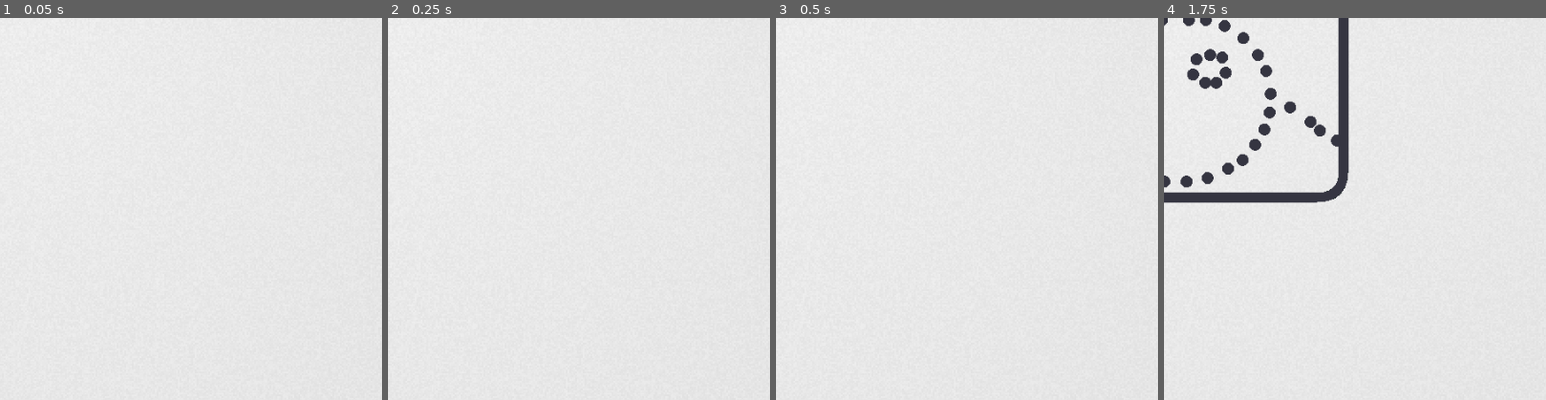
Above: before the commit, frames 1-4 (left to right).
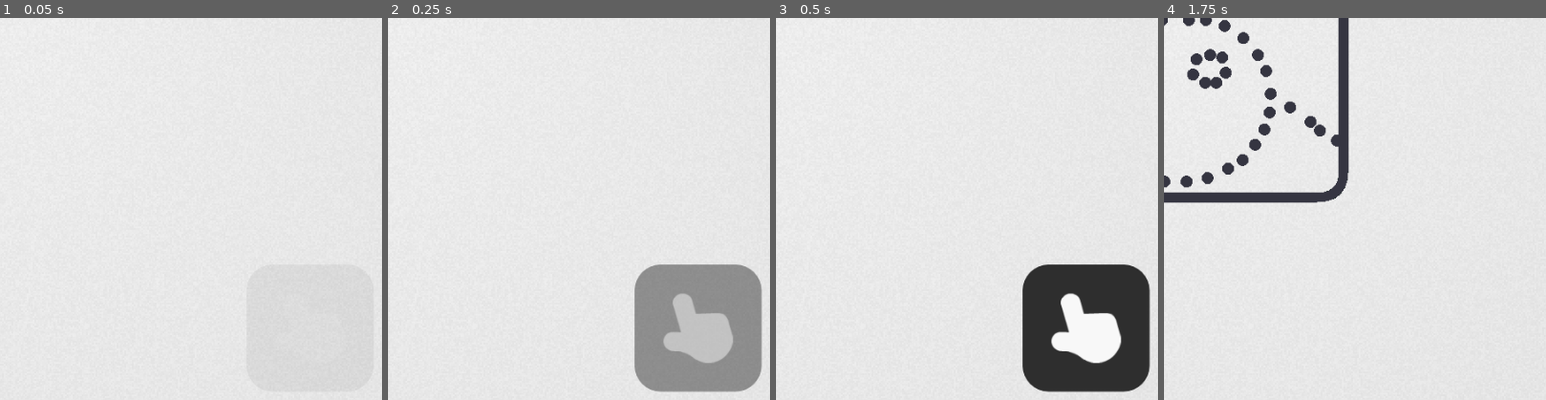
Above: after the commit, the same moments.

Repository: dernier-grie/draw-the-sprite
Game: Godot game, scene res://scenes/main.tscn
The game is run twice, just before and just after one commit, with the same random seed, the same clock (stepped at 60 frames per second) and the same inputs.
Inputs (mouse positions are % of the whole screen's width and height, from its top left):
- Up to frame 1 (0.05 s): no input
- Up to frame 2 (0.25 s): no input
- Up to frame 3 (0.5 s): no input
- Up to frame 4 (1.75 s): move the mouse to (72, 45) at 0.52 s; click (72, 45) at 0.67 s; move the mouse to (50, 50) at 1.27 s; click (50, 50) at 1.42 s
The pictures show only the part of the screen within x 48-98%, y 48-98%; the shares and areas given below are measured in that part.

The runs differ from the first frame. In frame 2, 11% of the frame differs, in the area x 64-98%, y 64-98%; in frame 3, 8.9%; in frame 4, nothing differs.

Commit message:
touch input

Diff:
--- a/scenes/title/title.gd
+++ b/scenes/title/title.gd
@@ -1,5 +1,14 @@
 extends Node
 
+@onready var title_area: Control = $MarginContainer/TitleArea
+@onready var touch_hint: TouchHint = $TouchHint
+
 func _input(event: InputEvent) -> void:
-	if event is InputEventMouseButton:
-		Events.request_scene.emit(SceneLibraryData.SceneID.DRAW)
+	if event is InputEventMouseButton and event.button_index == MOUSE_BUTTON_LEFT:
+		if _is_in_title_area(event.position):
+			Events.request_scene.emit(SceneLibraryData.SceneID.DRAW)
+		else:
+			touch_hint.show_hint()
+
+func _is_in_title_area(pos: Vector2) -> bool:
+	return title_area.get_rect().has_point(pos)
--- a/scenes/title/title.tscn
+++ b/scenes/title/title.tscn
@@ -1,9 +1,75 @@
-[gd_scene load_steps=3 format=3 uid="uid://ctntjhypvcier"]
+[gd_scene load_steps=6 format=3 uid="uid://ctntjhypvcier"]
 
 [ext_resource type="PackedScene" uid="uid://s8egcqjjvaf8" path="res://scenes/background/background.tscn" id="1_5vtrw"]
 [ext_resource type="Script" uid="uid://lp5h5hfvl5qu" path="res://scenes/title/title.gd" id="1_ds13r"]
+[ext_resource type="PackedScene" uid="uid://clvumgovbwqyn" path="res://scenes/touch_hint/touch_hint.tscn" id="3_7hvf5"]
+[ext_resource type="Texture2D" uid="uid://crud1em5agc8i" path="res://assets/sprites/controls/icon-touch.png" id="4_yjwoi"]
+
+[sub_resource type="StyleBoxFlat" id="StyleBoxFlat_g4gru"]
+bg_color = Color(0.15487596, 0.154876, 0.15487596, 1)
+corner_radius_top_left = 36
+corner_radius_top_right = 36
+corner_radius_bottom_right = 36
+corner_radius_bottom_left = 36
 
 [node name="Title" type="Node"]
 script = ExtResource("1_ds13r")
 
 [node name="Background" parent="." instance=ExtResource("1_5vtrw")]
+
+[node name="TouchHint" parent="." instance=ExtResource("3_7hvf5")]
+anchors_preset = 3
+anchor_left = 1.0
+anchor_top = 1.0
+anchor_right = 1.0
+anchor_bottom = 1.0
+offset_left = -156.0
+offset_top = -156.0
+grow_horizontal = 0
+grow_vertical = 0
+
+[node name="MarginContainer" type="MarginContainer" parent="TouchHint"]
+layout_mode = 1
+anchors_preset = 3
+anchor_left = 1.0
+anchor_top = 1.0
+anchor_right = 1.0
+anchor_bottom = 1.0
+offset_left = -196.0
+offset_top = -196.0
+grow_horizontal = 0
+grow_vertical = 0
+scale = Vector2(0.85, 0.85)
+pivot_offset = Vector2(156, 156)
+theme_override_constants/margin_right = 20
+theme_override_constants/margin_bottom = 20
+
+[node name="PanelContainer" type="PanelContainer" parent="TouchHint/MarginContainer"]
+layout_mode = 2
+theme_override_styles/panel = SubResource("StyleBoxFlat_g4gru")
+
+[node name="MarginContainer" type="MarginContainer" parent="TouchHint/MarginContainer/PanelContainer"]
+layout_mode = 2
+theme_override_constants/margin_left = 40
+theme_override_constants/margin_top = 40
+theme_override_constants/margin_right = 40
+theme_override_constants/margin_bottom = 40
+
+[node name="TextureRect" type="TextureRect" parent="TouchHint/MarginContainer/PanelContainer/MarginContainer"]
+layout_mode = 2
+texture = ExtResource("4_yjwoi")
+stretch_mode = 3
+
+[node name="MarginContainer" type="MarginContainer" parent="."]
+anchors_preset = 15
+anchor_right = 1.0
+anchor_bottom = 1.0
+grow_horizontal = 2
+grow_vertical = 2
+theme_override_constants/margin_left = 156
+theme_override_constants/margin_top = 156
+theme_override_constants/margin_right = 156
+theme_override_constants/margin_bottom = 156
+
+[node name="TitleArea" type="Control" parent="MarginContainer"]
+layout_mode = 2
--- /dev/null
+++ b/scenes/touch_hint/touch_hint.gd
@@ -0,0 +1,19 @@
+extends Control
+class_name TouchHint
+
+@export var auto_hide_time: float = 3.0
+@onready var timer: Timer = $Timer
+@onready var animation_player: AnimationPlayer = $AnimationPlayer
+
+func _ready() -> void:
+	timer.wait_time = auto_hide_time
+	timer.one_shot = true
+	timer.timeout.connect(hide_hint)
+	show_hint()
+
+func show_hint() -> void:
+	animation_player.play("fade_in")
+	timer.start()
+
+func hide_hint() -> void:
+	animation_player.play("fade_out")
--- /dev/null
+++ b/scenes/touch_hint/touch_hint.tscn
@@ -0,0 +1,107 @@
+[gd_scene load_steps=6 format=3 uid="uid://clvumgovbwqyn"]
+
+[ext_resource type="Script" uid="uid://c24owr453ua0m" path="res://scenes/touch_hint/touch_hint.gd" id="1_8jwi8"]
+
+[sub_resource type="Animation" id="Animation_gq1r0"]
+resource_name = "fade_in"
+length = 0.5
+tracks/0/type = "value"
+tracks/0/imported = false
+tracks/0/enabled = true
+tracks/0/path = NodePath(".:visible")
+tracks/0/interp = 1
+tracks/0/loop_wrap = true
+tracks/0/keys = {
+"times": PackedFloat32Array(0),
+"transitions": PackedFloat32Array(1),
+"update": 1,
+"values": [true]
+}
+tracks/1/type = "value"
+tracks/1/imported = false
+tracks/1/enabled = true
+tracks/1/path = NodePath(".:modulate")
+tracks/1/interp = 1
+tracks/1/loop_wrap = true
+tracks/1/keys = {
+"times": PackedFloat32Array(0, 0.5),
+"transitions": PackedFloat32Array(1, 1),
+"update": 0,
+"values": [Color(1, 1, 1, 0), Color(1, 1, 1, 1)]
+}
+
+[sub_resource type="Animation" id="Animation_yvvt7"]
+resource_name = "fade_out"
+length = 0.5
+tracks/0/type = "value"
+tracks/0/imported = false
+tracks/0/enabled = true
+tracks/0/path = NodePath(".:visible")
+tracks/0/interp = 1
+tracks/0/loop_wrap = true
+tracks/0/keys = {
+"times": PackedFloat32Array(0, 0.5),
+"transitions": PackedFloat32Array(1, 1),
+"update": 1,
+"values": [true, false]
+}
+tracks/1/type = "value"
+tracks/1/imported = false
+tracks/1/enabled = true
+tracks/1/path = NodePath(".:modulate")
+tracks/1/interp = 1
+tracks/1/loop_wrap = true
+tracks/1/keys = {
+"times": PackedFloat32Array(0, 0.5),
+"transitions": PackedFloat32Array(1, 1),
+"update": 0,
+"values": [Color(1, 1, 1, 1), Color(1, 1, 1, 0)]
+}
+
+[sub_resource type="Animation" id="Animation_8jwi8"]
+length = 0.001
+tracks/0/type = "value"
+tracks/0/imported = false
+tracks/0/enabled = true
+tracks/0/path = NodePath(".:visible")
+tracks/0/interp = 1
+tracks/0/loop_wrap = true
+tracks/0/keys = {
+"times": PackedFloat32Array(0),
+"transitions": PackedFloat32Array(1),
+"update": 1,
+"values": [false]
+}
+tracks/1/type = "value"
+tracks/1/imported = false
+tracks/1/enabled = true
+tracks/1/path = NodePath(".:modulate")
+tracks/1/interp = 1
+tracks/1/loop_wrap = true
+tracks/1/keys = {
+"times": PackedFloat32Array(0),
+"transitions": PackedFloat32Array(1),
+"update": 0,
+"values": [Color(1, 1, 1, 0)]
+}
+
+[sub_resource type="AnimationLibrary" id="AnimationLibrary_xrh0s"]
+_data = {
+&"RESET": SubResource("Animation_8jwi8"),
+&"fade_in": SubResource("Animation_gq1r0"),
+&"fade_out": SubResource("Animation_yvvt7")
+}
+
+[node name="TouchHint" type="Control"]
+visible = false
+modulate = Color(1, 1, 1, 0)
+layout_mode = 3
+anchors_preset = 0
+script = ExtResource("1_8jwi8")
+
+[node name="Timer" type="Timer" parent="."]
+
+[node name="AnimationPlayer" type="AnimationPlayer" parent="."]
+libraries = {
+&"": SubResource("AnimationLibrary_xrh0s")
+}
Not shown, added: scenes/touch_hint/touch_hint.gd.uid
